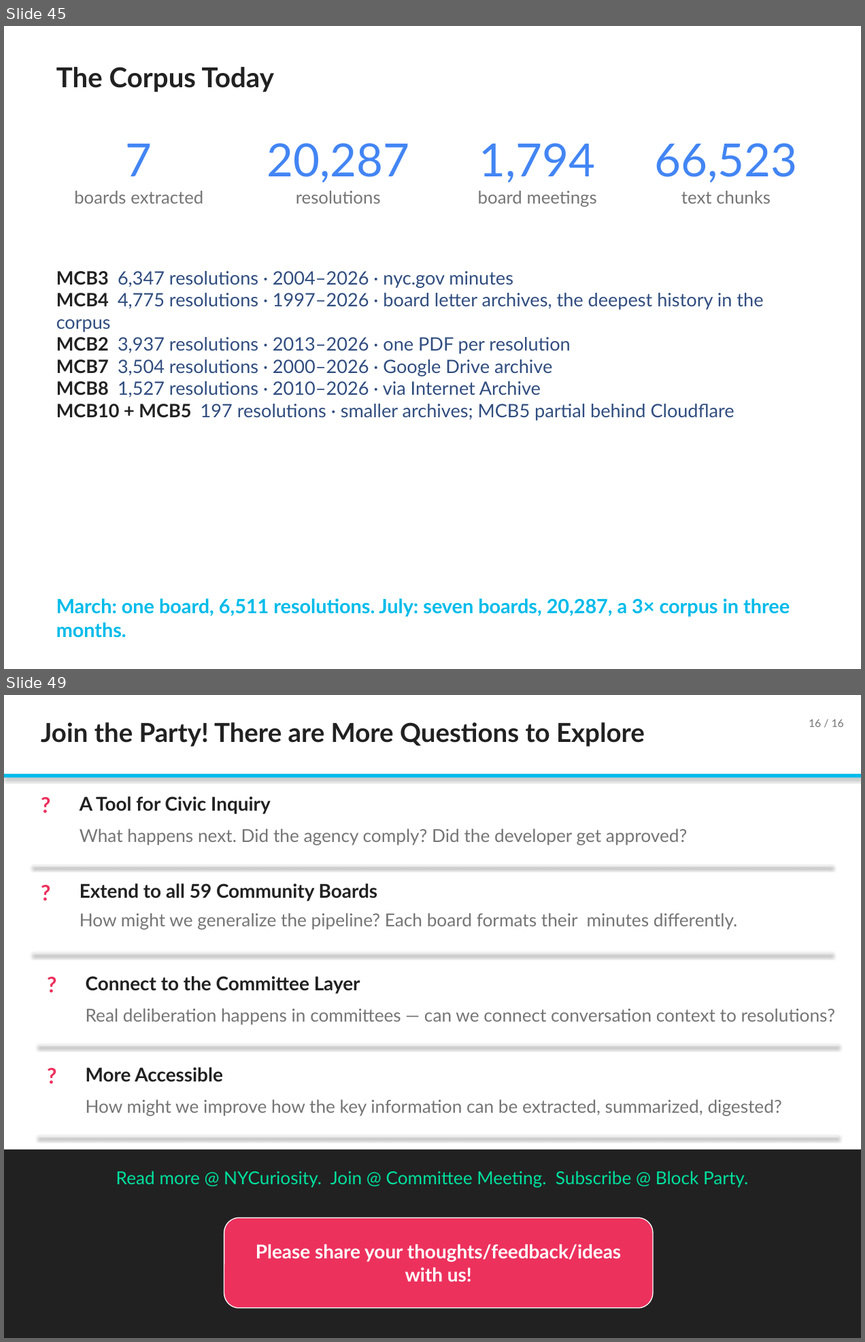
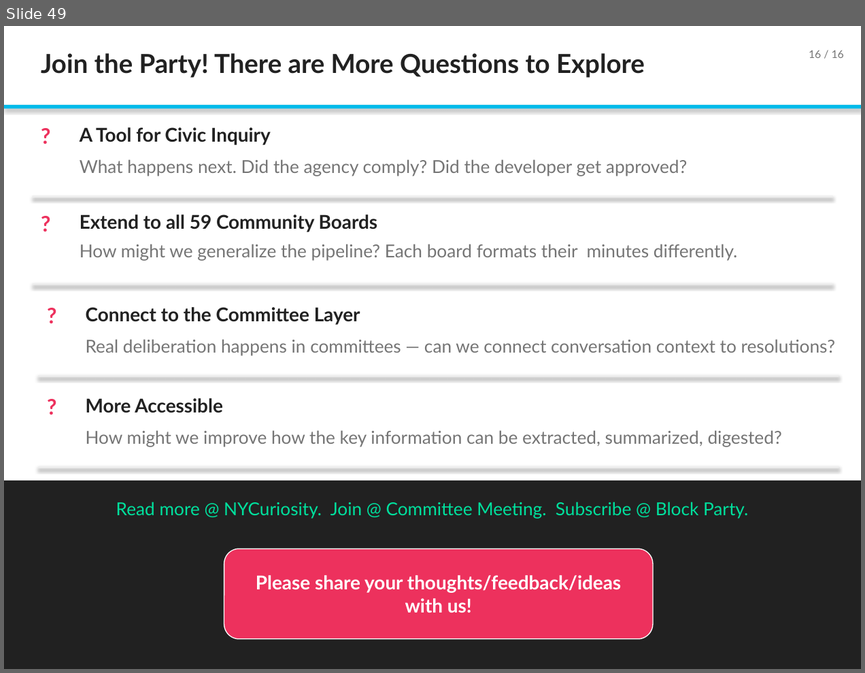
Before and after one commit to TalR24/nycur-data-website, a slide deck: cb-resolutions/block_party_july2026/Building_an_AI_Knowledge_Base_for_NYC_Community_Boards_July2026.pptx. Shown one above the other, each under a label of ours: slides 45 and 49 before the commit, slide 49 after it; the slides between them are not shown. The pictures are 865x1342 and 865x673 pixels, drawn with LibreOffice and Linux fonts; fonts in the diff are those of the drawing. Boxes give left, top, right and bottom in pixels: in the first picture for what was removed or moved away, otherwise in the second. Text is boxed around its words. In the diff, an @@ line names an element or a change of style, - is before the commit and + after.

```diff
--- a/cb-resolutions/block_party_july2026/Building_an_AI_Knowledge_Base_for_NYC_Community_Boards_July2026.pptx
+++ b/cb-resolutions/block_party_july2026/Building_an_AI_Knowledge_Base_for_NYC_Community_Boards_July2026.pptx
@@ slide 45 removed at (x1=4, y1=26, x2=861, y2=669), background #FFFFFF @@
@@ text removed at (x1=56, y1=67, x2=274, y2=92) @@
-The Corpus Today
@@ text removed at (x1=74, y1=144, x2=203, y2=203) @@
-7
-boards extracted
@@ text removed at (x1=266, y1=143, x2=409, y2=203) @@
-20,287
-resolutions
@@ text removed at (x1=478, y1=143, x2=597, y2=207) @@
-1,794
-board meetings
@@ text removed at (x1=655, y1=143, x2=798, y2=203) @@
-66,523
-text chunks
@@ text removed at (x1=56, y1=271, x2=763, y2=420) @@
-MCB3 6,347 resolutions · 2004–2026 · nyc.gov minutes
-MCB4 4,775 resolutions · 1997–2026 · board letter archives, the deepest history in the corpus
-MCB2 3,937 resolutions · 2013–2026 · one PDF per resolution
-MCB7 3,504 resolutions · 2000–2026 · Google Drive archive
-MCB8 1,527 resolutions · 2010–2026 · via Internet Archive
-MCB10 + MCB5 197 resolutions · smaller archives; MCB5 partial behind Cloudflare
@@ text removed at (x1=56, y1=598, x2=789, y2=637) @@
-March: one board, 6,511 resolutions. July: seven boards, 20,287, a 3× corpus in three months.
```
Also in this commit, not shown: 12 slides added, 11 other slides removed.
